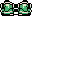
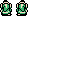
Layer changes from the first 64px x 64px image to the second:
hid "Layer 2" over [17, 0, 32, 16]
added layer "Layer 1 copy" above "Layer 1" over [17, 0, 28, 16]
painted on "Layer 1" over [3, 0, 16, 16]
